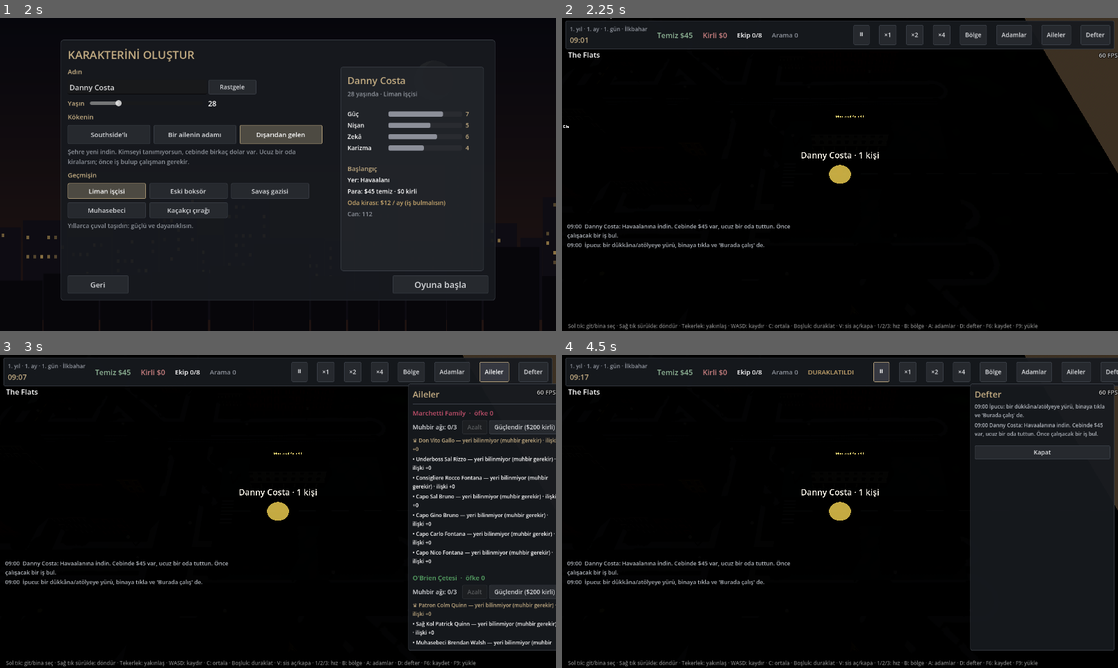
Above: before the commit, frames 1-4 (two rows, left to right).
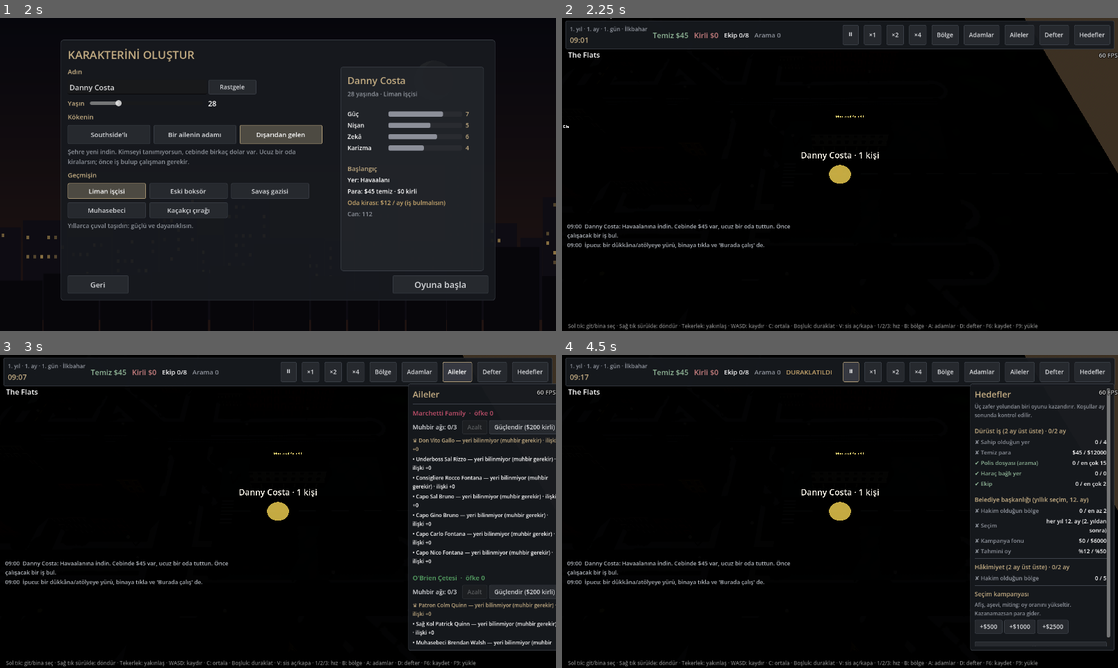
Above: after the commit, the same moments.

Repository: husnytarik/kara-kalem
Game: Godot game, scene res://scenes/menu.tscn
The game is run twice, just before and just after one commit, with the same random seed, the same clock (stepped at 60 frames per second) and the same inputs.
Inputs (mouse positions are in pixels of both pictures, inside the frame that each line leads up to):
- Up to frame 1 (2 s): click "Yeni oyun" at 0.5 s; click "Dışarıdan gelen" at 1.25 s
- Up to frame 2 (2.25 s): click "Oyuna başla" at 2 s
- Up to frame 3 (3 s): click "Aileler" at 2.75 s
- Up to frame 4 (4.5 s): click (1090, 370) at 3.5 s, where only the run after the commit has a clickable "Hedefler"; click "⏸" at 4.25 s

Frame 1 is identical in both runs. In frame 2, 0.7% of the frame differs, in the area x 16-98%, y 2-9%; in frame 3, 0.8%; in frame 4, 4.4%, in the area x 16-100%, y 0-94%.

Commit message:
Godot: zafer yollari (durust is, baskanlik, hakimiyet), oyun sonu ekrani, Hedefler paneli; PORT.md envanteri
Co-Authored-By: Claude Sonnet 5.5 <noreply@anthropic.com>

Diff:
--- a/godot/scripts/core/oyun.gd
+++ b/godot/scripts/core/oyun.gd
@@ -129,6 +129,9 @@
 var muhbir := {"marchetti": 0, "obrien": 0, "tammany": 0}   # aile içi muhbir ağı seviyesi (0-3)
 var ajan_sogutma := {}   # aile -> bu zamana kadar yeni sızma denemesi yok
 var isl: RefCounted
+var zafer: RefCounted
+var zf := {"kampanya": 0.0, "durust_ay": 0, "hakim_ay": 0}   # zafer yolları ilerlemesi
+var son := {}                    # oyun bitti: {tur: zafer|yenilgi, metin}
 var arama := 0.0   # polisin seni arama seviyesi (0-100)
 var defter: Array[Dictionary] = []    # {t, metin, tur}
 var _sayac := 0
@@ -159,6 +162,7 @@
 		if tur != "resmi":
 			isy[i] = {"tur": tur, "sahip": false, "haracli": false, "birikim": 0.0, "korumaBitis": 0}
 	isl = load("res://scripts/core/isletme.gd").new(self)
+	zafer = load("res://scripts/core/zafer.gd").new(self)
 	_aileleri_kur()
 	_profil_uygula()
 
@@ -821,7 +825,7 @@
 # ---------- kayıt / yükleme ----------
 func durum_al() -> Dictionary:
 	return {"t": t, "temiz": temiz, "kirli": kirli, "bolge": bolge, "ofke": ofke, "adamlar": adamlar, "gorevler": gorevler,
-		"isy": isy, "arama": arama, "oyuncu_silah": oyuncu_silah,  …(196 unchanged characters)… rdiya, "kira_borc": kira_borc, "ev": _ev}
+		"isy": isy, "arama": arama, "oyuncu_silah": oyuncu_silah,  …(196 unchanged characters)… rdiya, "kira_borc": kira_borc, "ev": _ev, "zf": zf, "son": son}
 
 func durum_yukle(d: Dictionary) -> void:
 	t = d["t"]
@@ -850,6 +854,8 @@
 	vardiya = d.get("vardiya", {})
 	kira_borc = d.get("kira_borc", 0.0)
 	_ev = d.get("ev", _ev)
+	zf = d.get("zf", {"kampanya": 0.0, "durust_ay": 0, "hakim_ay": 0})
+	son = d.get("son", {})
 	degisti.emit()
 
 # ---------- günlük rastgele olaylar ----------
@@ -1035,3 +1041,4 @@
 		ofke[f] *= 0.8
 	for id in bolge:
 		_hakim_degisti(id, onceki[id])
+	zafer.ay()
--- a/godot/scripts/core/sokak.gd
+++ b/godot/scripts/core/sokak.gd
@@ -145,6 +145,19 @@
 				oyun._gun()
 			oyun._ay()
 			print("ay sonu temiz ", oyun.temiz, " borc ", oyun.kira_borc, " ev ", oyun.harita.yerler[oyun._ev]["ad"], " konum ", oyuncu.global_position)
+		elif a == "--zafer-testi":
+			var n := 0
+			for k in oyun.isy:
+				if n < 4:
+					oyun.isy[k]["sahip"] = true
+					n += 1
+			oyun.temiz = 20000.0
+			oyun.arama = 0.0
+			oyun.zafer.ay()
+			print("1. ay: ", oyun.zf, " son=", oyun.son)
+			oyun.zafer.ay()
+			print("2. ay: ", oyun.zf, " son=", oyun.son)
+			arayuz.zafer_ac()
 		elif a == "--aile-testi":
 			_aile_testi()
 		elif a.begins_with("--isletme-testi"):
--- /dev/null
+++ b/godot/scripts/core/zafer.gd
@@ -0,0 +1,89 @@
+extends RefCounted
+# Üç zafer yolu (web prototipindeki zafer.js): dürüst iş, belediye başkanlığı, hâkimiyet. Aylık kontrol edilir.
+# Dosya (polis) = oyun.arama. Durum oyun.zf içinde (kayda girer).
+
+const KAMPANYA_HEDEF := 6000.0
+const DURUST_TEMIZ := 12000.0
+
+var oyun: Node
+
+func _init(o: Node) -> void:
+	oyun = o
+
+static func yeni() -> Dictionary:
+	return {"kampanya": 0.0, "durust_ay": 0, "hakim_ay": 0}
+
+func sahip_sayisi() -> int:
+	return oyun.isy.values().filter(func(r): return r["sahip"]).size()
+
+func harac_sayisi() -> int:
+	return oyun.isy.values().filter(func(r): return r["haracli"]).size()
+
+func _ort_sev() -> float:
+	var l: Array = oyun.oyuncu_bolgeleri()
+	if l.is_empty():
+		return 0.0
+	var t := 0.0
+	for id in l:
+		t += oyun.bolge[id]["sev"]
+	return t / l.size()
+
+func oy_orani() -> float:
+	var n: int = oyun.oyuncu_bolgeleri().size()
+	return clampf(12.0 + 0.3 * _ort_sev() + 22.0 * minf(1.0, oyun.zf["kampanya"] / KAMPANYA_HEDEF) + 4.0 * n - 0.3 * oyun.arama, 0.0, 100.0)
+
+# Üç yolun koşul listesi: [{k, v, ok}]
+func durum() -> Dictionary:
+	var n: int = oyun.oyuncu_bolgeleri().size()
+	var d: Dictionary = oyun.tarih()
+	var durust := [
+		{"k": "Sahip olduğun yer", "v": "%d / 4" % sahip_sayisi(), "ok": sahip_sayisi() >= 4},
+		{"k": "Temiz para", "v": "%s / %s" % [oyun.para(oyun.temiz), oyun.para(DURUST_TEMIZ)], "ok": oyun.temiz >= DURUST_TEMIZ},
+		{"k": "Polis dosyası (arama)", "v": "%d / en çok 15" % int(oyun.arama), "ok": oyun.arama <= 15.0},
+		{"k": "Haraç bağlı yer", "v": "%d / 0" % harac_sayisi(), "ok": harac_sayisi() == 0},
+		{"k": "Ekip", "v": "%d / en çok 2" % oyun.adamlar.size(), "ok": oyun.adamlar.size() <= 2},
+	]
+	var baskan := [
+		{"k": "Hakim olduğun bölge", "v": "%d / en az 2" % n, "ok": n >= 2},
+		{"k": "Seçim", "v": "her yıl 12. ay (%s)" % ("açık" if d["yil"] >= 2 else "2. yıldan sonra"), "ok": d["yil"] >= 2},
+		{"k": "Kampanya fonu", "v": "%s / %s" % [oyun.para(oyun.zf["kampanya"]), oyun.para(KAMPANYA_HEDEF)], "ok": oyun.zf["kampanya"] >= KAMPANYA_HEDEF},
+		{"k": "Tahmini oy", "v": "%%%d / %%50" % int(round(oy_orani())), "ok": oy_orani() >= 50.0},
+	]
+	var hakim := [{"k": "Hakim olduğun bölge", "v": "%d / 5" % n, "ok": n >= 5}]
+	return {"durust": durust, "baskan": baskan, "hakim": hakim}
+
+func kampanya_fon(miktar: int) -> Dictionary:
+	if miktar <= 0:
+		return oyun.hata("Geçersiz tutar.")
+	if not oyun.harcama(float(miktar), "temiz"):
+		return oyun.hata("Temiz para yetmiyor (%s)." % oyun.para(miktar))
+	oyun.zf["kampanya"] += miktar
+	oyun.kayit("Seçim kampanyasına %s aktardın (toplam %s)." % [oyun.para(miktar), oyun.para(oyun.zf["kampanya"])], "info")
+	return oyun.tamam("Kampanya fonuna eklendi.")
+
+func _bitir(tur: String, metin: String) -> void:
+	oyun.son = {"tur": tur, "metin": metin}
+	oyun.kayit(metin, "good" if tur == "zafer" else "bad")
+
+# Ay sonunda (oyun._ay içinden).
+func ay() -> void:
+	if not oyun.son.is_empty():
+		return
+	var z: Dictionary = oyun.zf
+	var d: Dictionary = oyun.tarih()
+	var D := durum()
+	z["durust_ay"] = z["durust_ay"] + 1 if D["durust"].all(func(x): return x["ok"]) else 0
+	z["hakim_ay"] = z["hakim_ay"] + 1 if D["hakim"].all(func(x): return x["ok"]) else 0
+	if z["durust_ay"] >= 2:
+		_bitir("zafer", "İki ay üst üste temiz kasa, temiz dosya, sıfır haraç ve küçük bir ekip. Dükkânları ve apartmanları olan saygın bir iş adamısın; polisin sana dosyası bile yok. DÜRÜST İŞ ZAFERİ.")
+		return
+	if z["hakim_ay"] >= 2:
+		_bitir("zafer", "Şehrin bölgelerinin neredeyse hepsi senin. Rakip aileler çekildi ya da boyun eğdi; kimse senden izin almadan şehirde iş yapamaz. HÂKİMİYET ZAFERİ.")
+		return
+	if d["ay_yil"] == 12 and d["yil"] >= 2 and oyun.oyuncu_bolgeleri().size() >= 2:
+		var oy: float = oy_orani() + (oyun.rng.randf() - 0.5) * 10.0
+		if oy >= 50.0:
+			_bitir("zafer", "Seçim gecesi sayım bitti: oyların %%%d'ini aldın. Belediye başkanısın; belediye binasının merdivenlerinde alkışlanıyorsun. BAŞKANLIK ZAFERİ." % int(round(oy)))
+			return
+		oyun.kayit("Belediye seçimini kaybettin (%%%d). Kampanya fonu eridi." % int(round(oy)), "bad")
+		z["kampanya"] = 0.0
--- a/godot/scripts/ui/arayuz.gd
+++ b/godot/scripts/ui/arayuz.gd
@@ -111,7 +111,7 @@
 	pc.theme = Tema.tema()
 	add_child(pc)
 	var h := HBoxContainer.new()
-	h.add_theme_constant_override("separation", 22)
+	h.add_theme_constant_override("separation", 12)
 	pc.add_child(h)
 	var sol := VBoxContainer.new()
 	h.add_child(sol)
@@ -135,6 +135,7 @@
 	_btn(h, "Adamlar", adamlar_ac)
 	_btn(h, "Aileler", aile_ac)
 	_btn(h, "Defter", defter_ac)
+	_btn(h, "Hedefler", zafer_ac)
 
 func _sag_panel() -> void:
 	_sag = PanelContainer.new()
@@ -188,6 +189,13 @@
 		kapat()
 		return
 	_mod = "aile"
+	_yenile(true)
+
+func zafer_ac() -> void:
+	if _mod == "zafer":
+		kapat()
+		return
+	_mod = "zafer"
 	_yenile(true)
 
 func defter_ac() -> void:
@@ -250,6 +258,7 @@
 			var l := _lbl(_log, "%s  %s" % [oyun.saat_yazi(e["t"]), e["metin"]], 15, RENK[e["tur"]])
 			l.add_theme_color_override("font_outline_color", Color(0, 0, 0, 1))
 			l.add_theme_constant_override("outline_size", 6)
+	_son_kontrol()
 	if _mod != "":
 		_yenile(false)
 	if d["gun"] < 0:
@@ -271,6 +280,8 @@
 			return str([g["kisi"], g["durum"], g["ev"], sokak.gruplar.liste.has(g), yakin_grup(g), sokak.takip_id])
 		"defter":
 			return str(oyun.defter.size())
+		"zafer":
+			return str([oyun.zafer.durum(), oyun.zf, oyun.temiz, _sonuc])
 		"aile":
 			return str([oyun.muhbir, oyun.temiz, oyun.kirli, _sonuc, oyun.uyeler, sokak.gruplar.liste.filter(func(g): return g.has("lider")).map(func(g): return [g["lider"], oyun.harita.bolge_at(g["pos"])])])
 	return ""
@@ -288,6 +299,7 @@
 		"bolge": _bolge_paneli()
 		"adamlar": _adam_paneli()
 		"defter": _defter_paneli()
+		"zafer": _zafer_paneli()
 		"aile": _aile_paneli()
 		"grup": _grup_paneli()
 	_kapat_dugmesi()
@@ -552,6 +564,80 @@
 		var e: Dictionary = oyun.defter[k]
 		_lbl(_ic, "%s %s" % [oyun.saat_yazi(e["t"]), e["metin"]], 14, RENK[e["tur"]])
 
+# ---------- hedefler / zafer yolları ----------
+func _zafer_paneli() -> void:
+	_lbl(_ic, "Hedefler", 24, RENK["altin"])
+	_lbl(_ic, "Üç zafer yolundan biri oyunu kazandırır. Koşullar ay sonunda kontrol edilir.", 14, RENK["soluk"])
+	var D: Dictionary = oyun.zafer.durum()
+	var yollar := [["durust", "Dürüst iş (2 ay üst üste)", oyun.zf["durust_ay"]], ["baskan", "Belediye başkanlığı (yıllık seçim, 12. ay)", -1], ["hakim", "Hâkimiyet (2 ay üst üste)", oyun.zf["hakim_ay"]]]
+	for y in yollar:
+		_ayrac(_ic)
+		var ad: String = y[1]
+		if y[2] >= 0:
+			ad += " · %d/2 ay" % y[2]
+		_lbl(_ic, ad, 17, RENK["altin"])
+		for x in D[y[0]]:
+			var h := HBoxContainer.new()
+			_ic.add_child(h)
+			_lbl(h, "%s %s" % ["✔" if x["ok"] else "✘", x["k"]], 15, RENK["good"] if x["ok"] else RENK["soluk"])
+			var v := _lbl(h, x["v"], 15)
+			v.horizontal_alignment = HORIZONTAL_ALIGNMENT_RIGHT
+	_ayrac(_ic)
+	_lbl(_ic, "Seçim kampanyası", 17, RENK["altin"])
+	_lbl(_ic, "Afiş, aşevi, miting: oy oranını yükseltir. Kazanamazsan para gider.", 14, RENK["soluk"])
+	var kh := HBoxContainer.new()
+	_ic.add_child(kh)
+	for m in [500, 1000, 2500]:
+		_btn(kh, "+$%d" % m, func(): _sonuc_goster(oyun.zafer.kampanya_fon(m)))
+	_sonuc_satiri()
+
+# Oyun sonu (zafer/yenilgi) örtüsü
+var _son_ortu: Control
+
+func _son_kontrol() -> void:
+	if oyun.son.is_empty() or _son_ortu != null:
+		return
+	var Menu := preload("res://scripts/ui/menu.gd")
+	_son_ortu = Control.new()
+	_son_ortu.set_anchors_preset(Control.PRESET_FULL_RECT)
+	_son_ortu.mouse_filter = Control.MOUSE_FILTER_STOP
+	var dim := ColorRect.new()
+	dim.color = Color(0, 0, 0, 0.75)
+	dim.set_anchors_preset(Control.PRESET_FULL_RECT)
+	_son_ortu.add_child(dim)
+	var pc := PanelContainer.new()
+	pc.theme = Tema.tema()
+	pc.add_theme_stylebox_override("panel", Menu.panel_stil())
+	pc.set_anchors_preset(Control.PRESET_CENTER)
+	pc.custom_minimum_size = Vector2(460, 0)
+	pc.grow_horizontal = Control.GROW_DIRECTION_BOTH
+	pc.grow_vertical = Control.GROW_DIRECTION_BOTH
+	_son_ortu.add_child(pc)
+	var v := VBoxContainer.new()
+	v.add_theme_constant_override("separation", 10)
+	pc.add_child(v)
+	var zafer: bool = oyun.son["tur"] == "zafer"
+	var b := _lbl(v, "ZAFER" if zafer else "OYUN BİTTİ", 28, RENK["good"] if zafer else RENK["bad"])
+	b.horizontal_alignment = HORIZONTAL_ALIGNMENT_CENTER
+	_lbl(v, oyun.son["metin"], 16)
+	if zafer:
+		_btn(v, "Oynamaya devam et", _son_kapat)
+	_btn(v, "Ana menü", _ana_menu)
+	add_child(_son_ortu)
+	Engine.time_scale = 0.0
+	modal = true
+
+func _son_kapat() -> void:
+	_son_ortu.queue_free()
+	_son_ortu = null
+	oyun.son = {"tur": "devam", "metin": ""}   # bir daha gösterme; zafer sistemi durur
+	modal = false
+	Engine.time_scale = sokak._hiz
+
+func _ana_menu() -> void:
+	Engine.time_scale = 1.0
+	get_tree().change_scene_to_file("res://scenes/menu.tscn")
+
 # ---------- grup paneli (polis, rakip ekip, sivil) ----------
 func _grup_paneli() -> void:
 	var g: Dictionary = _hedef
Not shown, added: godot/PORT.md
